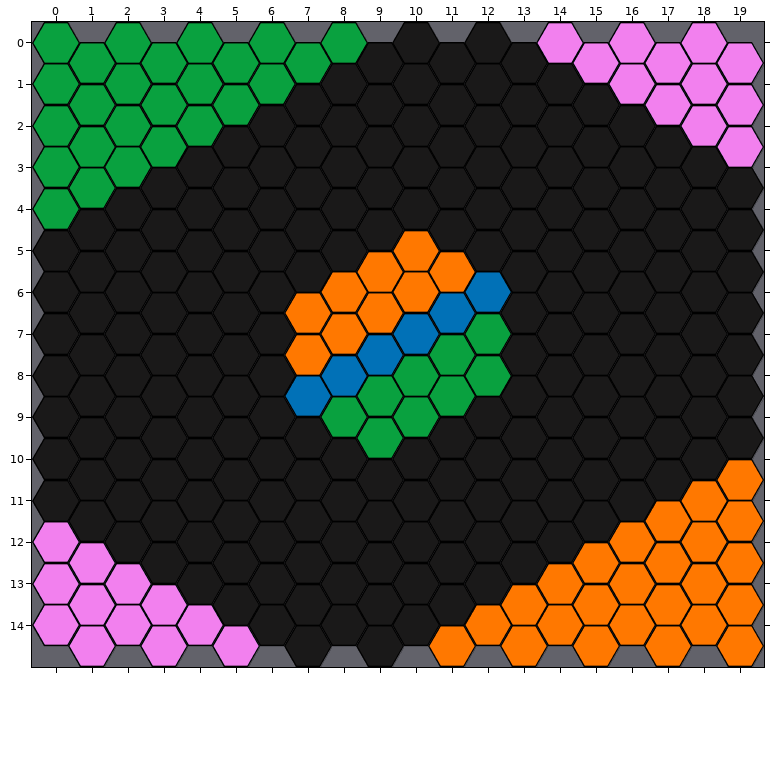
One commit to this Tiled map: core/assets/worlds/g1_World1.tmx. Above is the file before it was changed.
Cells are 256x222 px. Hexagonal. Every second column is shifted by half a cell. Shown: x 0..19, y 0..14.
After:
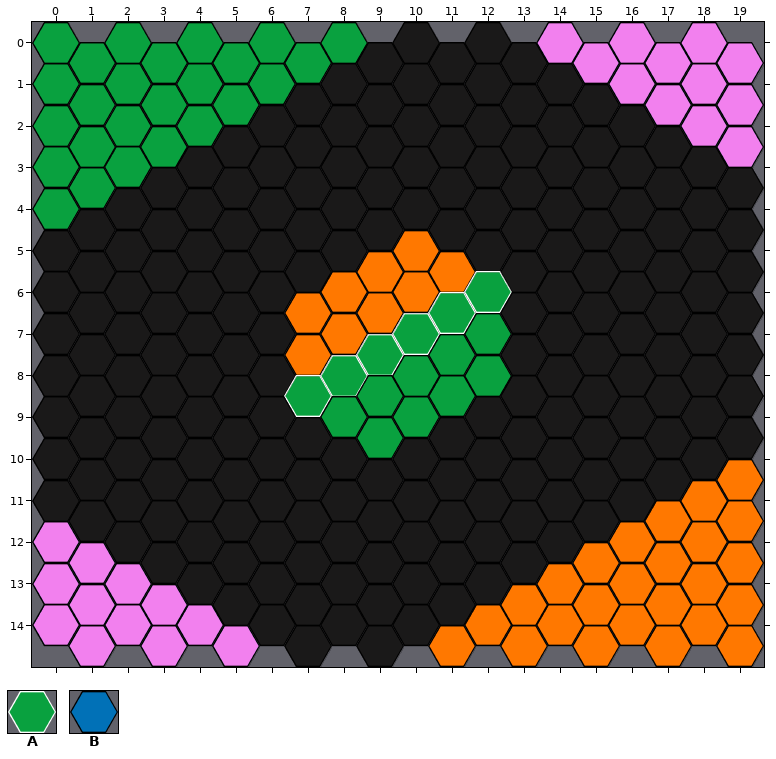
Key: from "hex": A 4 "hex_green_selected", B 8 "hex_blue".
_ is an empty cell, . an unchanged one.
From the commit log: Update SelectedDistricts
Difference:
--- layer "background"
@@ x 7..12 @@
- 6 ....BB
- 7 ..BB..
- 8 BB....
+ 6 ....AA
+ 7 ..AA..
+ 8 AA....
Pixel boxes of the changes (left, top, right, bottom) in both pictures:
changed: (284, 271, 512, 417)
